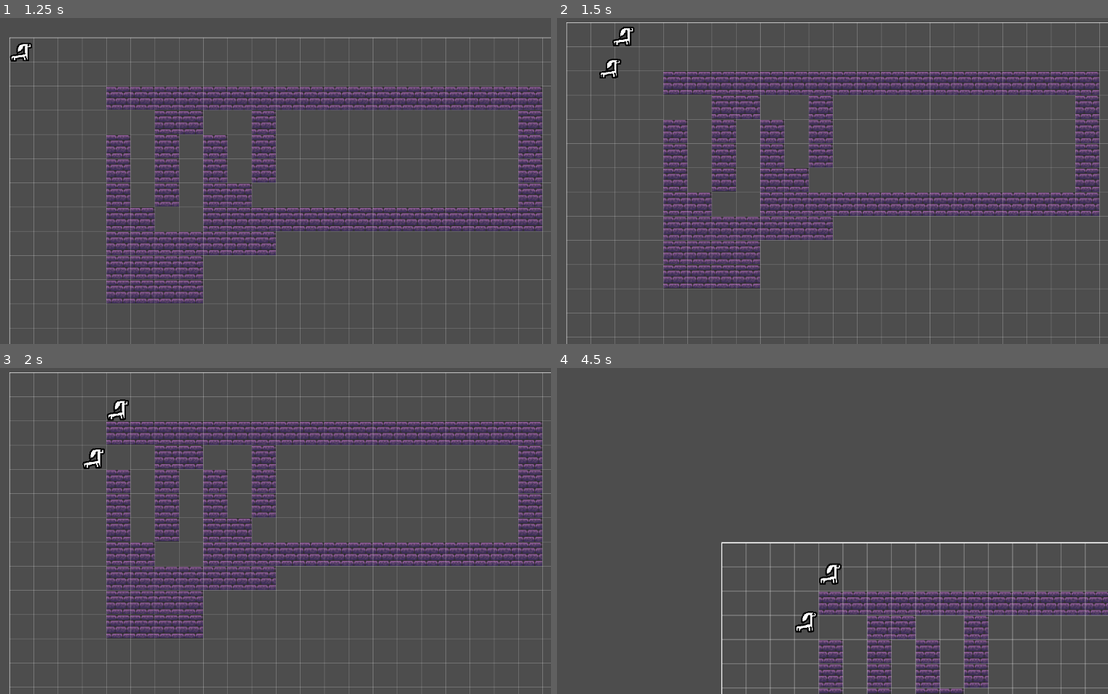
Above: before the commit, frames 1-4 (two rows, left to right).
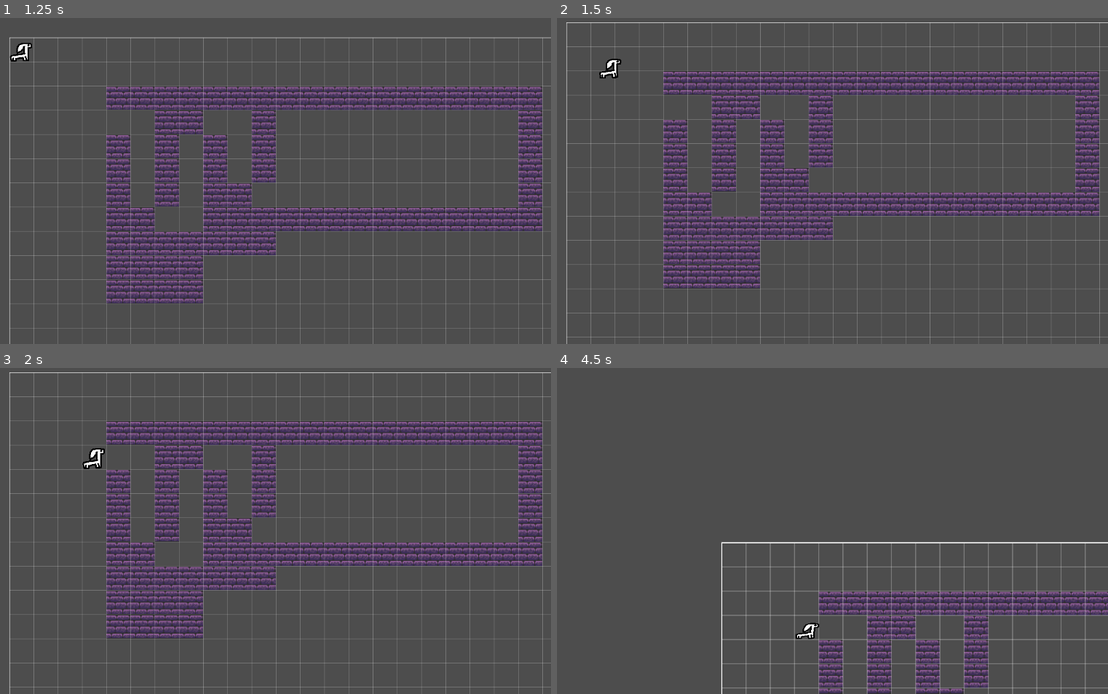
Above: after the commit, the same moments.

Repository: Blueflowerss/vpet-tempname
Game: Godot game, scene res://root.tscn
Same seed, same stepped clock (60 frames per second), same inputs: the game is played once before the commit and once after it.
Inputs (mouse positions are in pixels of both pictures, inside the frame that each line leads up to):
- Up to frame 1 (1.25 s): move the mouse to (385, 164) at 0.52 s; press the mouse at (385, 164) at 0.53 s
- Up to frame 2 (1.5 s): tap Enter at 1.25 s; move the mouse to (700, 197) at 1.27 s; release the mouse at (700, 197) at 1.28 s; tap S (pan_camera_down) at 1.35 s; click (700, 197) at 1.42 s
- Up to frame 3 (2 s): no input
- Up to frame 4 (4.5 s): move the mouse to (876, 459) at 2.02 s; hold A (pan_camera_left) 2.03-2.78 s; click (876, 459) at 2.17 s; move the mouse to (788, 596) at 2.77 s; tap D (pan_camera_right) at 2.85 s; click (788, 596) at 2.92 s; move the mouse to (992, 579) at 3.52 s; hold Up (pan_camera_up) 3.53-4.28 s; click (992, 579) at 3.67 s; move the mouse to (645, 482) at 4.27 s; click (645, 482) at 4.35 s

Frame 1 is identical in both runs. In frame 2, 0.1% of the frame differs, in the area x 10-15%, y 2-9%; in frame 3, 0.2%; in frame 4, 0.4%, in the area x 43-52%, y 59-84%.

Commit message:
Added another FUN animation, tried implementing randomized animation during the state but could not figure it out

Diff:
--- a/critter.tscn
+++ b/critter.tscn
@@ -64,6 +64,18 @@
 "update": 0,
 "values": [0.0]
 }
+tracks/3/type = "value"
+tracks/3/imported = false
+tracks/3/enabled = true
+tracks/3/path = NodePath(".:skew")
+tracks/3/interp = 1
+tracks/3/loop_wrap = true
+tracks/3/keys = {
+"times": PackedFloat32Array(0),
+"transitions": PackedFloat32Array(1),
+"update": 0,
+"values": [0.0]
+}
 
 [sub_resource type="Animation" id="Animation_c2etd"]
 resource_name = "back_idle"
@@ -123,10 +135,64 @@
 "values": [0.0, 0.0, 0.0, 0.0]
 }
 
+[sub_resource type="Animation" id="Animation_av5dc"]
+resource_name = "fun_dance"
+length = 0.9
+loop_mode = 1
+tracks/0/type = "value"
+tracks/0/imported = false
+tracks/0/enabled = true
+tracks/0/path = NodePath(".:position")
+tracks/0/interp = 2
+tracks/0/loop_wrap = true
+tracks/0/keys = {
+"times": PackedFloat32Array(0, 0.1, 0.25, 0.4, 0.55, 0.7, 0.9),
+"transitions": PackedFloat32Array(1, 1, 1, 1, 1, 1, 1),
+"update": 0,
+"values": [Vector2(0, 32), Vector2(0, 32), Vector2(0, 32), Vector2(0, 32), Vector2(0, 32), Vector2(0, 32), Vector2(0, 32)]
+}
+tracks/1/type = "value"
+tracks/1/imported = false
+tracks/1/enabled = true
+tracks/1/path = NodePath(".:rotation")
+tracks/1/interp = 1
+tracks/1/loop_wrap = true
+tracks/1/keys = {
+"times": PackedFloat32Array(0, 0.1, 0.25, 0.4, 0.55, 0.7, 0.9),
+"transitions": PackedFloat32Array(1, 1, 1, 1, 1, 1, 1),
+"update": 0,
+"values": [0.0, 0.0, 0.0, 0.0, 0.0, 0.0, 0.0]
+}
+tracks/2/type = "value"
+tracks/2/imported = false
+tracks/2/enabled = true
+tracks/2/path = NodePath(".:scale")
+tracks/2/interp = 2
+tracks/2/loop_wrap = false
+tracks/2/keys = {
+"times": PackedFloat32Array(0, 0.1, 0.25, 0.4, 0.55, 0.7, 0.9),
+"transitions": PackedFloat32Array(1, 1, 1, 1, 1, 1, 1),
+"update": 0,
+"values": [Vector2(1, 1), Vector2(1, 0.765625), Vector2(1, 1.00023), Vector2(1, 0.734375), Vector2(1, 0.9044), Vector2(1, 0.78125), Vector2(1, 1)]
+}
+tracks/3/type = "value"
+tracks/3/imported = false
+tracks/3/enabled = true
+tracks/3/path = NodePath(".:skew")
+tracks/3/interp = 2
+tracks/3/loop_wrap = false
+tracks/3/keys = {
+"times": PackedFloat32Array(0, 0.25, 0.4, 0.55, 0.7),
+"transitions": PackedFloat32Array(1, 1, 1, 1, 1),
+"update": 0,
+"values": [0.0, -0.349066, 0.0, 0.349066, 0.0]
+}
+
 [sub_resource type="AnimationLibrary" id="AnimationLibrary_202f7"]
 _data = {
 &"RESET": SubResource("Animation_xts2v"),
 &"back_idle": SubResource("Animation_c2etd"),
+&"fun_dance": SubResource("Animation_av5dc"),
 &"fun_jump": SubResource("Animation_nvc7m")
 }
 
--- a/states/critter_states/critter_fun_state.gd
+++ b/states/critter_states/critter_fun_state.gd
@@ -10,8 +10,14 @@
 	state_time = 0;
 	entity.set_state(ACT.THINK);
 func on_state_active():
+	var fun_type: int;
+	#fun_type = randi_range(1,2)
 	print("active")
-	entity.emit_signal("play_animation","fun_jump");
+	entity.emit_signal("play_animation","fun_dance");
+	#if  fun_type = 1:
+		#entity.emit_signal("play_animation","fun_dance");
+	#else:
+		#entity.emit_signal("play_animation","fun_jump");
 func on_state_inactive():
 	entity.emit_signal("stop_animation");
 	entity.emit_signal("play_animation","back_idle");
--- a/terrarium_scene.gd
+++ b/terrarium_scene.gd
@@ -19,7 +19,7 @@
 	astar_grid.update();
 	$GridDisplayScene.grid_size = grid_size;
 	$GridDisplayScene.cell_size = grid_cell_size;
-	spawn_critters(2);
+	spawn_critters(1);
 	refresh_terrain_grid();
 	refresh_entity_map();
 
Not shown: 1 places in critter.tscn that only renumber resources
